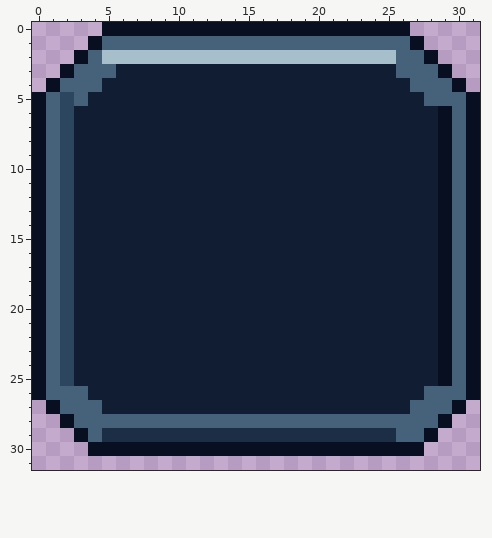
File history of a pixel-art file, tools/assets/m8/cleaned/ui-panel.aseprite. That is the earlier state.
32x32 pixels, 1 frame.
And afterwards:
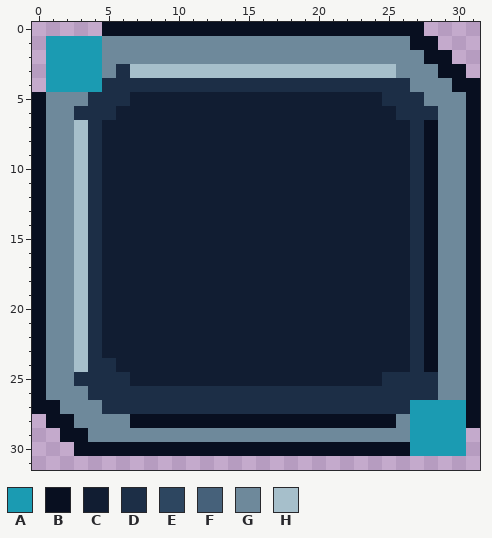
Palette (. is transparent): A #1b9bb2  B #080f20  C #111d32  D #1c2e46  E #2d4660  F #46617a  G #6e899b  H #a6bfcb
The exact change:
@@ x 0..31 @@
- 0 .....BBBBBBBBBBBBBBBBBBBBBB.....
- 1 ....BFFFFFFFFFFFFFFFFFFFFFFB....
- 2 ...BFHHHHHHHHHHHHHHHHHHHHHFFB...
- 3 ..BFFFCCCCCCCCCCCCCCCCCCCCFFFB..
- 4 .BFFFCCCCCCCCCCCCCCCCCCCCCCFFFB.
- 5 BFEFCCCCCCCCCCCCCCCCCCCCCCCCFFFB
- 6 BFECCCCCCCCCCCCCCCCCCCCCCCCCCBFB
- 7 BFECCCCCCCCCCCCCCCCCCCCCCCCCCBFB
- 8 BFECCCCCCCCCCCCCCCCCCCCCCCCCCBFB
- 9 BFECCCCCCCCCCCCCCCCCCCCCCCCCCBFB
-10 BFECCCCCCCCCCCCCCCCCCCCCCCCCCBFB
-11 BFECCCCCCCCCCCCCCCCCCCCCCCCCCBFB
-12 BFECCCCCCCCCCCCCCCCCCCCCCCCCCBFB
-13 BFECCCCCCCCCCCCCCCCCCCCCCCCCCBFB
-14 BFECCCCCCCCCCCCCCCCCCCCCCCCCCBFB
-15 BFECCCCCCCCCCCCCCCCCCCCCCCCCCBFB
-16 BFECCCCCCCCCCCCCCCCCCCCCCCCCCBFB
-17 BFECCCCCCCCCCCCCCCCCCCCCCCCCCBFB
-18 BFECCCCCCCCCCCCCCCCCCCCCCCCCCBFB
-19 BFECCCCCCCCCCCCCCCCCCCCCCCCCCBFB
-20 BFECCCCCCCCCCCCCCCCCCCCCCCCCCBFB
-21 BFECCCCCCCCCCCCCCCCCCCCCCCCCCBFB
-22 BFECCCCCCCCCCCCCCCCCCCCCCCCCCBFB
-23 BFECCCCCCCCCCCCCCCCCCCCCCCCCCBFB
-24 BFECCCCCCCCCCCCCCCCCCCCCCCCCCBFB
-25 BFECCCCCCCCCCCCCCCCCCCCCCCCCCBFB
-26 BFFFCCCCCCCCCCCCCCCCCCCCCCCCFFFB
-27 .BFFFCCCCCCCCCCCCCCCCCCCCCCFFFB.
-28 ..BFFFFFFFFFFFFFFFFFFFFFFFFFFB..
-29 ...BFDDDDDDDDDDDDDDDDDDDDDFFB...
-30 ....BBBBBBBBBBBBBBBBBBBBBBBB....
+ 0 .....BBBBBBBBBBBBBBBBBBBBBBB....
+ 1 .AAAAGGGGGGGGGGGGGGGGGGGGGGBB...
+ 2 .AAAAGGGGGGGGGGGGGGGGGGGGGGGBB..
+ 3 .AAAAGDHHHHHHHHHHHHHHHHHHHGGGBB.
+ 4 .AAAADDDDDDDDDDDDDDDDDDDDDDGGGBB
+ 5 BGGGDDDCCCCCCCCCCCCCCCCCCDDDGGGB
+ 6 BGGDDDCCCCCCCCCCCCCCCCCCCCDDDGGB
+ 7 BGGHDCCCCCCCCCCCCCCCCCCCCCCDBGGB
+ 8 BGGHDCCCCCCCCCCCCCCCCCCCCCCDBGGB
+ 9 BGGHDCCCCCCCCCCCCCCCCCCCCCCDBGGB
+10 BGGHDCCCCCCCCCCCCCCCCCCCCCCDBGGB
+11 BGGHDCCCCCCCCCCCCCCCCCCCCCCDBGGB
+12 BGGHDCCCCCCCCCCCCCCCCCCCCCCDBGGB
+13 BGGHDCCCCCCCCCCCCCCCCCCCCCCDBGGB
+14 BGGHDCCCCCCCCCCCCCCCCCCCCCCDBGGB
+15 BGGHDCCCCCCCCCCCCCCCCCCCCCCDBGGB
+16 BGGHDCCCCCCCCCCCCCCCCCCCCCCDBGGB
+17 BGGHDCCCCCCCCCCCCCCCCCCCCCCDBGGB
+18 BGGHDCCCCCCCCCCCCCCCCCCCCCCDBGGB
+19 BGGHDCCCCCCCCCCCCCCCCCCCCCCDBGGB
+20 BGGHDCCCCCCCCCCCCCCCCCCCCCCDBGGB
+21 BGGHDCCCCCCCCCCCCCCCCCCCCCCDBGGB
+22 BGGHDCCCCCCCCCCCCCCCCCCCCCCDBGGB
+23 BGGHDCCCCCCCCCCCCCCCCCCCCCCDBGGB
+24 BGGHDDCCCCCCCCCCCCCCCCCCCCCDBGGB
+25 BGGDDDDCCCCCCCCCCCCCCCCCCDDDDGGB
+26 BGGGDDDDDDDDDDDDDDDDDDDDDDDDDGGB
+27 BBGGGDDDDDDDDDDDDDDDDDDDDDDAAAAB
+28 .BBGGGGBBBBBBBBBBBBBBBBBBBGAAAAB
+29 ..BBGGGGGGGGGGGGGGGGGGGGGGGAAAA.
+30 ...BBBBBBBBBBBBBBBBBBBBBBBBAAAA.
 31 ................................
